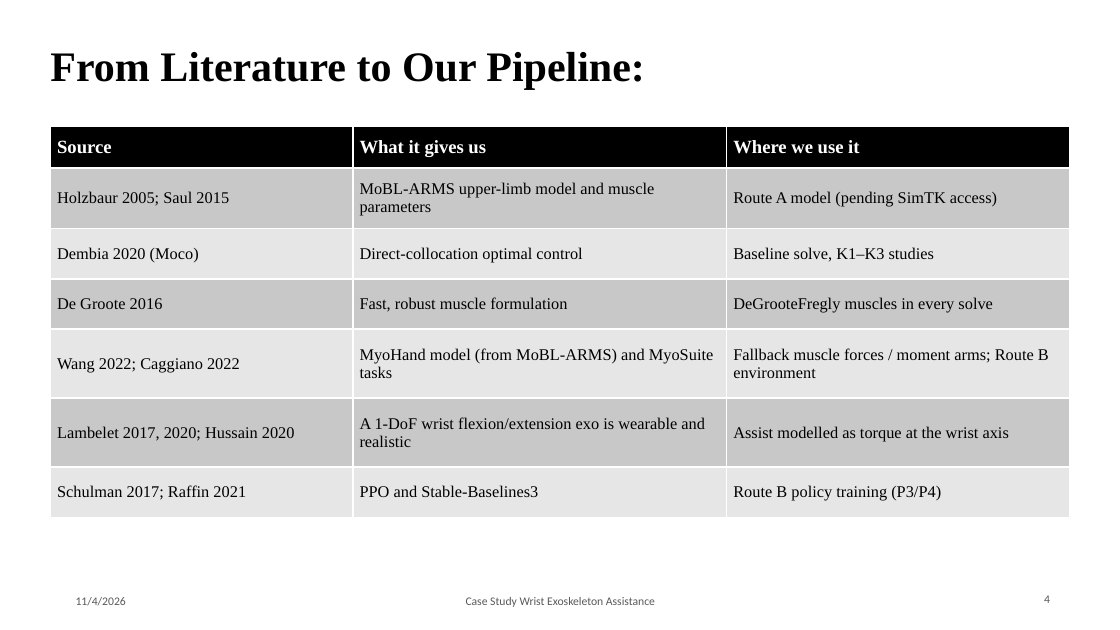
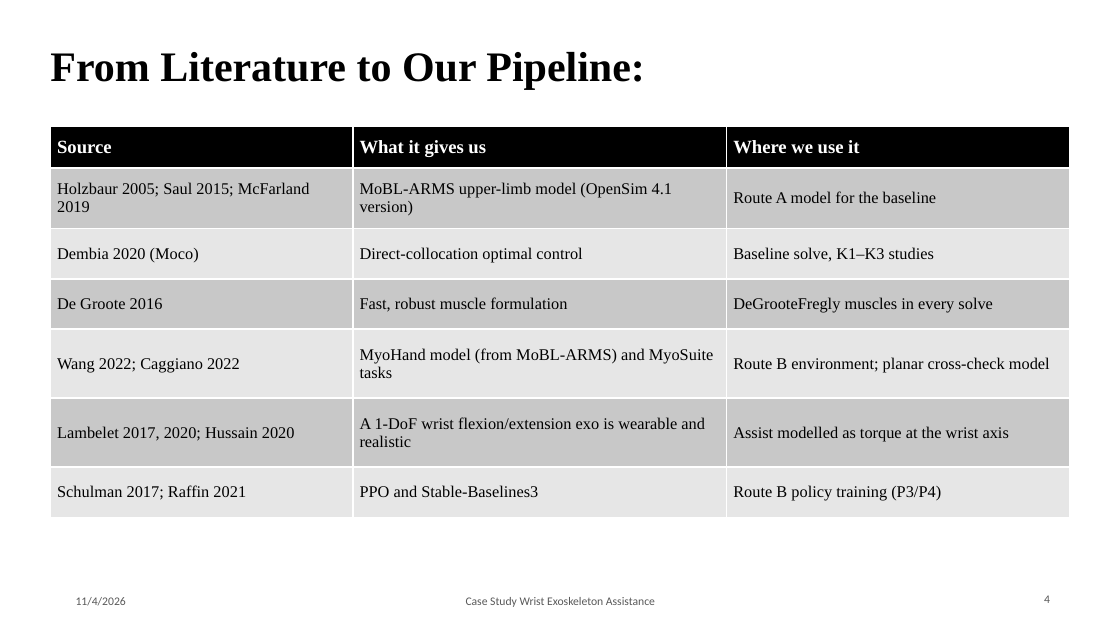
Before and after one commit to Rationaliser/wrist-exo-assist-sim, a slide deck: slide 4 of presentation/P2_Team7_Wrist_Exo_Baseline.pptx. Drawn at 1120x630 pixels with LibreOffice and Linux fonts; fonts in the diff are those of the drawing; background and template pictures are left out. Boxes give left, top, right and bottom in pixels: in the first picture for what was removed or moved away, otherwise in the second. Text is boxed around its words. In the diff, an @@ line names an element or a change of style, - is before the commit and + after.

```diff
--- a/presentation/P2_Team7_Wrist_Exo_Baseline.pptx
+++ b/presentation/P2_Team7_Wrist_Exo_Baseline.pptx
@@ table at [50,126,1070,505] @@
-row 2: Holzbaur 2005; Saul 2015 | MoBL-ARMS upper-limb model and muscle parameters | Route A model (pending SimTK access)
+row 2: Holzbaur 2005; Saul 2015; McFarland 2019 | MoBL-ARMS upper-limb model (OpenSim 4.1 version) | Route A model for the baseline
-row 5, column 3: Fallback muscle forces / moment arms; Route B environment
+row 5, column 3: Route B environment; planar cross-check model
```
Also in this commit, not shown: 8 other slides changed, 1 slide added, 1 slide removed, 4 other files.
